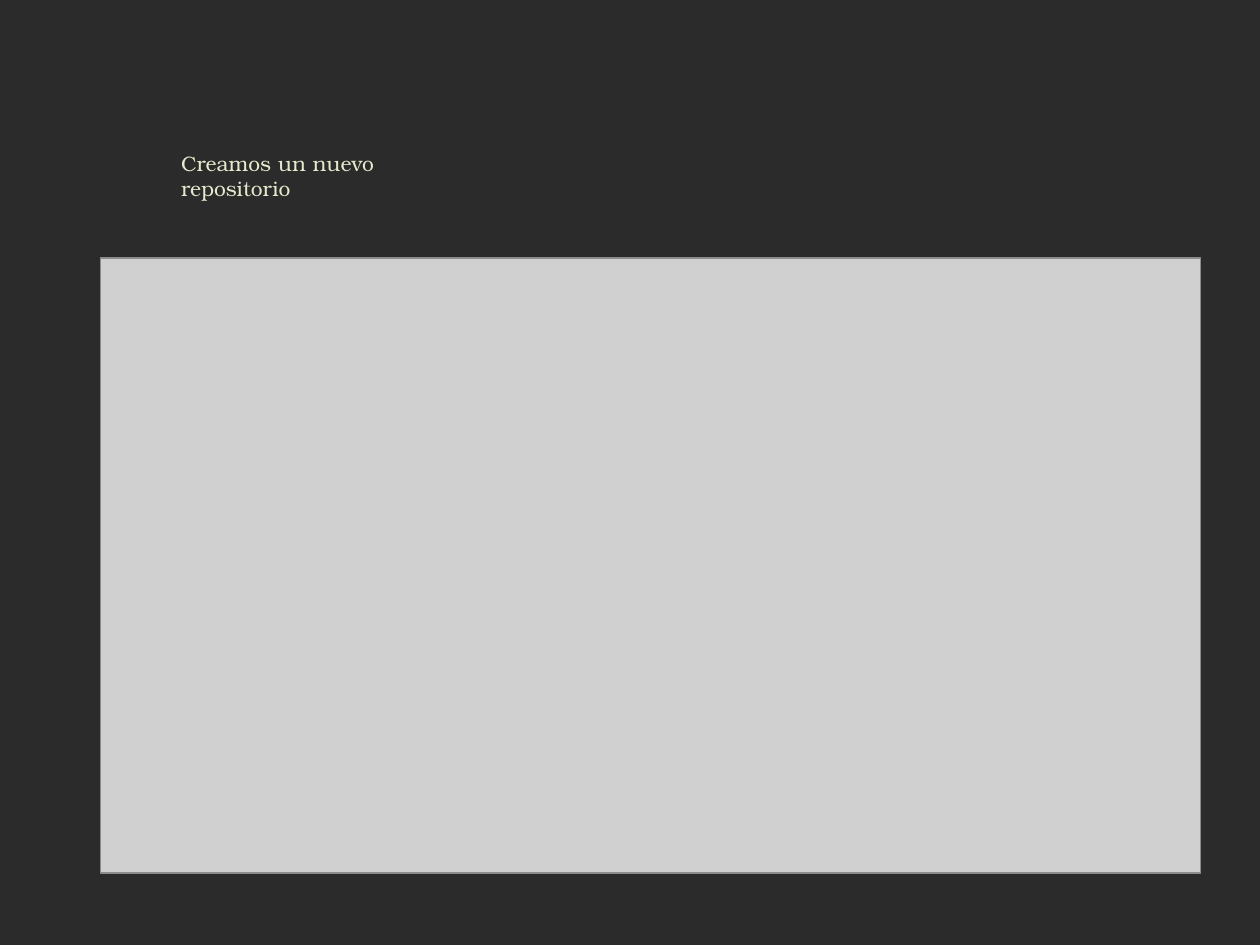
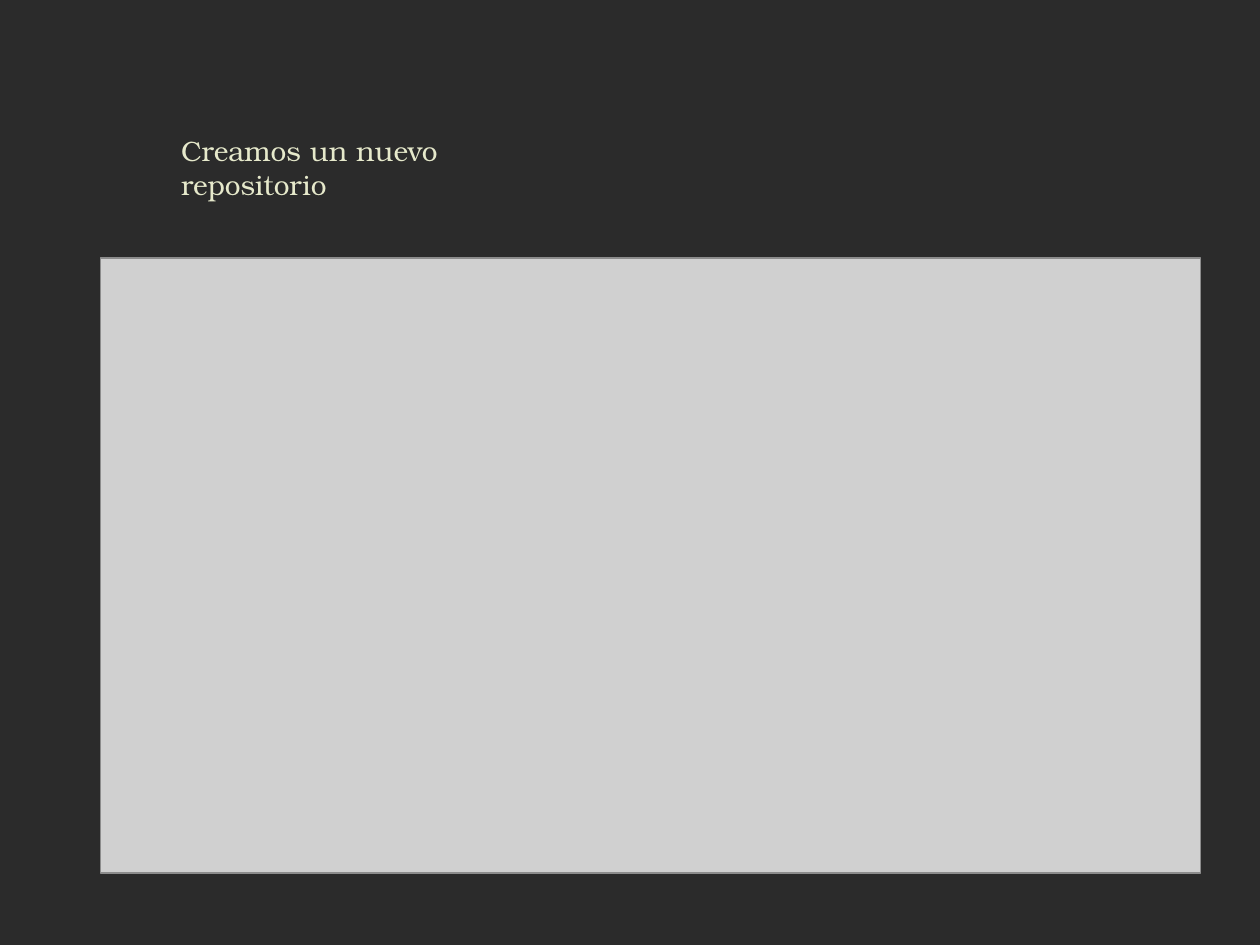
Before and after one commit to ProfeSantiago/TI-OS, a slide deck: slide 7 of BitBucket & SourceTree.pptx. Drawn at 1260x945 pixels with LibreOffice and Linux fonts; fonts in the diff are those of the drawing; grey boxes stand for pictures; background and template pictures are left out; a plain dark background stands for a picture behind light text. Boxes give left, top, right and bottom in pixels: in the first picture for what was removed or moved away, otherwise in the second. Text is boxed around its words. In the diff, an @@ line names an element or a change of style, - is before the commit and + after.

```diff
--- a/BitBucket & SourceTree.pptx
+++ b/BitBucket & SourceTree.pptx
@@ text "Creamos un nuevo repositorio" moved from (x1=181, y1=156, x2=374, y2=201) to (x1=181, y1=141, x2=437, y2=201) @@
@@ text "Creamos un nuevo repositorio" at (x1=181, y1=141, x2=437, y2=201): size 12 to 16 pt @@
```
Also in this commit, not shown: 1 other file.
